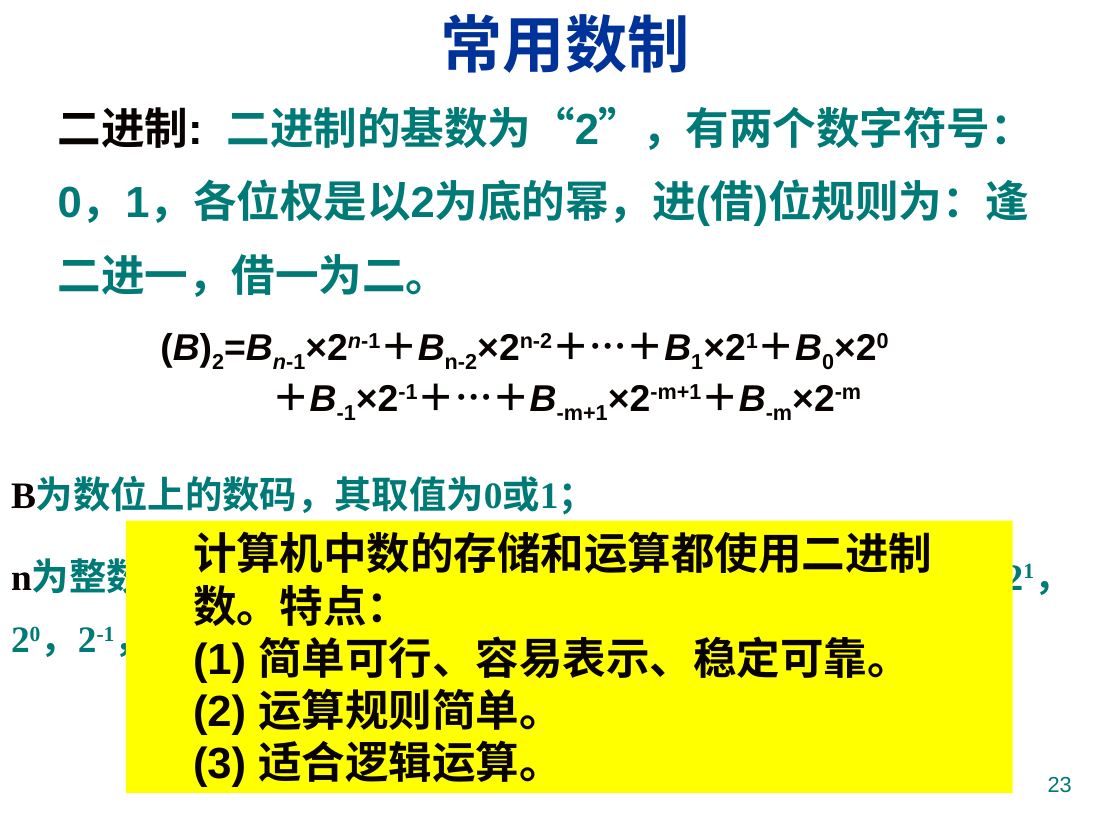
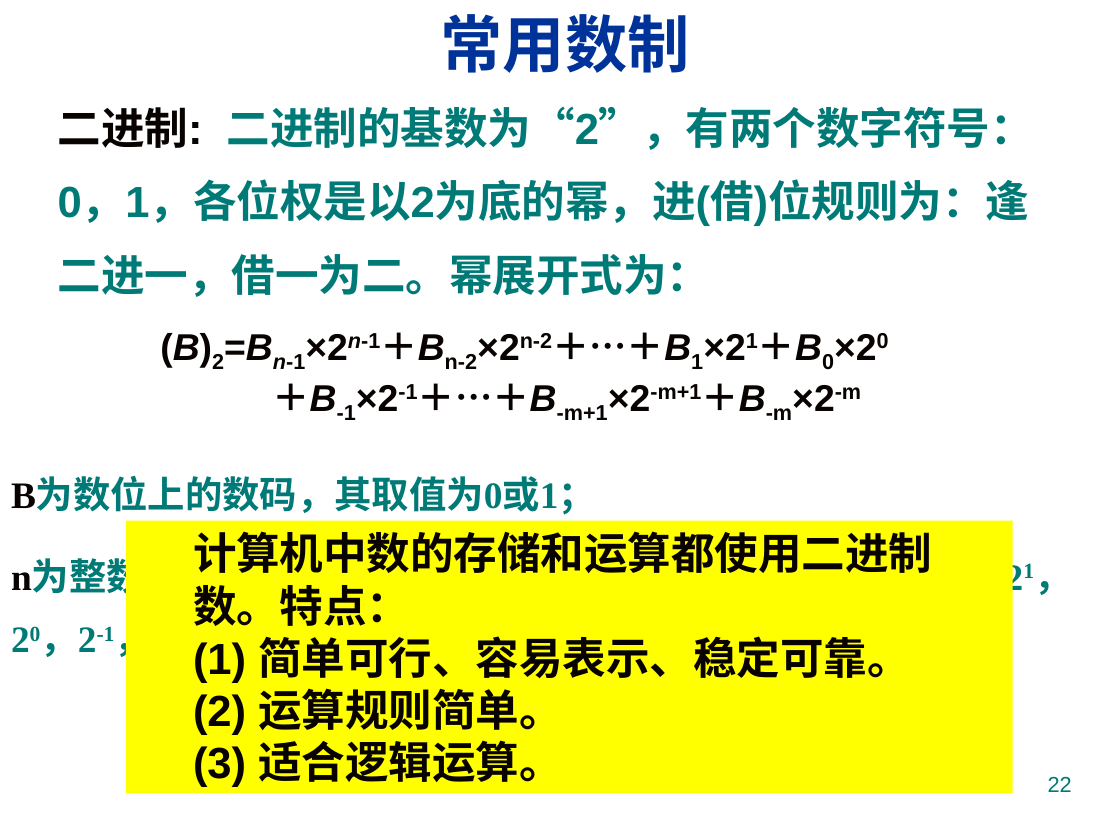
Before and after one commit to jtrfid/C-Repositories, a slide deck: slide 22 of 2016/计算机导论/pptx/第1章计算机文化概论.pptx (slide 23 before the commit). Drawn at 1120x840 pixels with LibreOffice and Linux fonts; fonts in the diff are those of the drawing; background and template pictures are left out. Boxes give left, top, right and bottom in pixels: in the first picture for what was removed or moved away, otherwise in the second. Text is boxed around its words. In the diff, an @@ line names an element or a change of style, - is before the commit and + after.

```diff
--- a/2016/计算机导论/pptx/第1章计算机文化概论.pptx
+++ b/2016/计算机导论/pptx/第1章计算机文化概论.pptx
@@ text at [58,106,1034,297]: text changed @@
-二进制: 二进制的基数为“2”，有两个数字符号：0，1，各位权是以2为底的幂，进(借)位规则为：逢二进一，借一为二。
+二进制: 二进制的基数为“2”，有两个数字符号：0，1，各位权是以2为底的幂，进(借)位规则为：逢二进一，借一为二。幂展开式为：
@@ page number at [1048,776,1072,792]: text changed @@
-23
+22
```
Also in this commit, not shown: 5 other slides changed, 1 slide removed.
